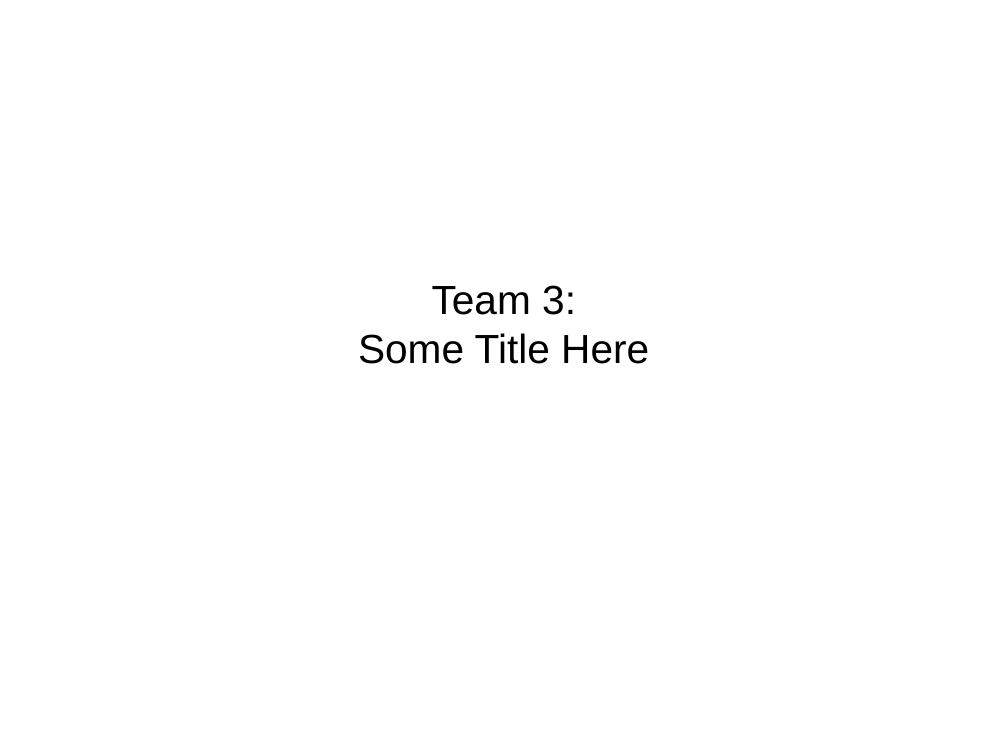
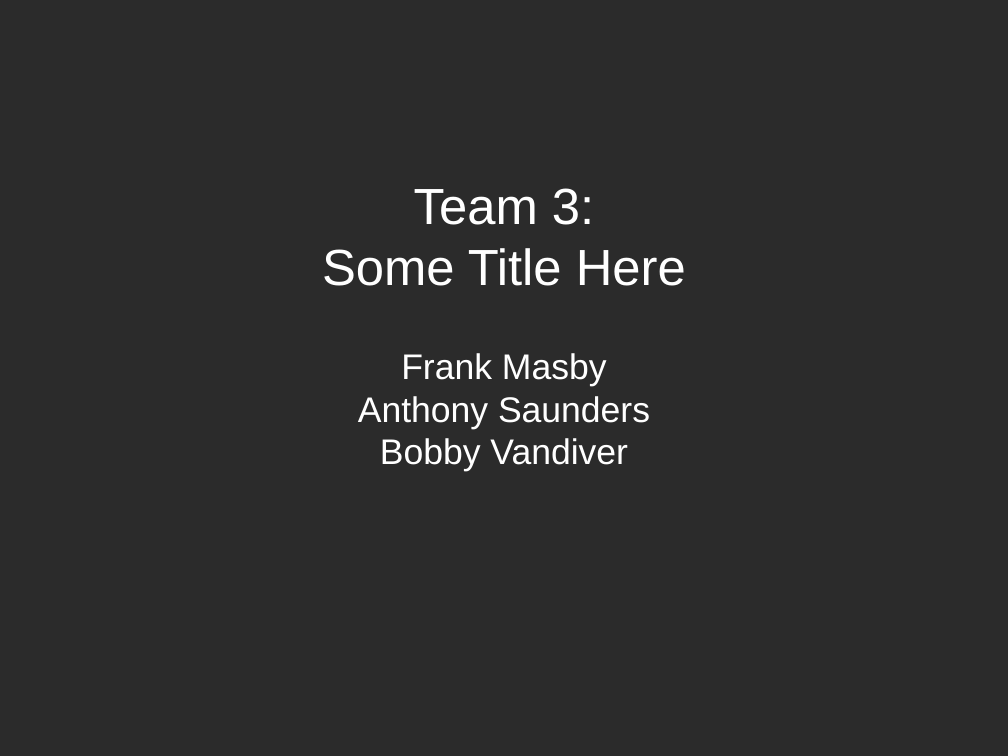
Before and after one commit to bobby-vandiver/cs485-xna-final, a slide deck: slide 1 of team3.odp. Drawn at 1008x756 pixels with LibreOffice and Linux fonts; fonts in the diff are those of the drawing; background and template pictures are left out; a plain dark background stands for a picture behind light text. Boxes give left, top, right and bottom in pixels: in the first picture for what was removed or moved away, otherwise in the second. Text is boxed around its words. In the diff, an @@ line names an element or a change of style, - is before the commit and + after.

Commit message:
Adding background to presentation.

```diff
--- a/team3.odp
+++ b/team3.odp
@@ background #FFFFFF to picture (left out) @@
@@ subtitle at <box>322,188,686,286</box>: size 32 to 40 pt, text colour #000000 to #FFFFFF in "Team 3:", "Some Title Here" @@
@@ subtitle at <box>358,353,650,472</box>: paragraphs added @@
+Frank Masby
+Anthony Saunders
+Bobby Vandiver
```
Also in this commit, not shown: 13 other slides changed.
